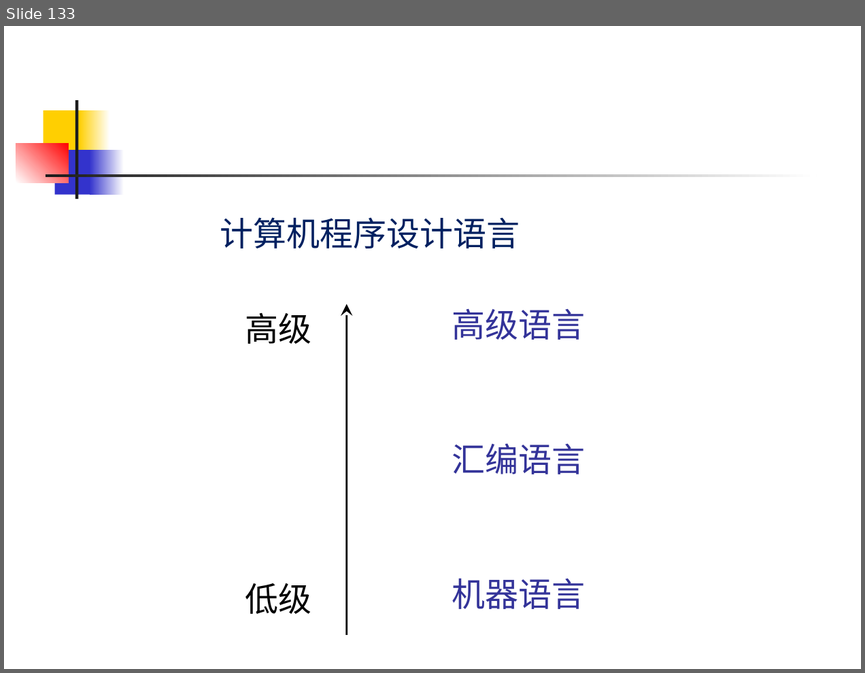
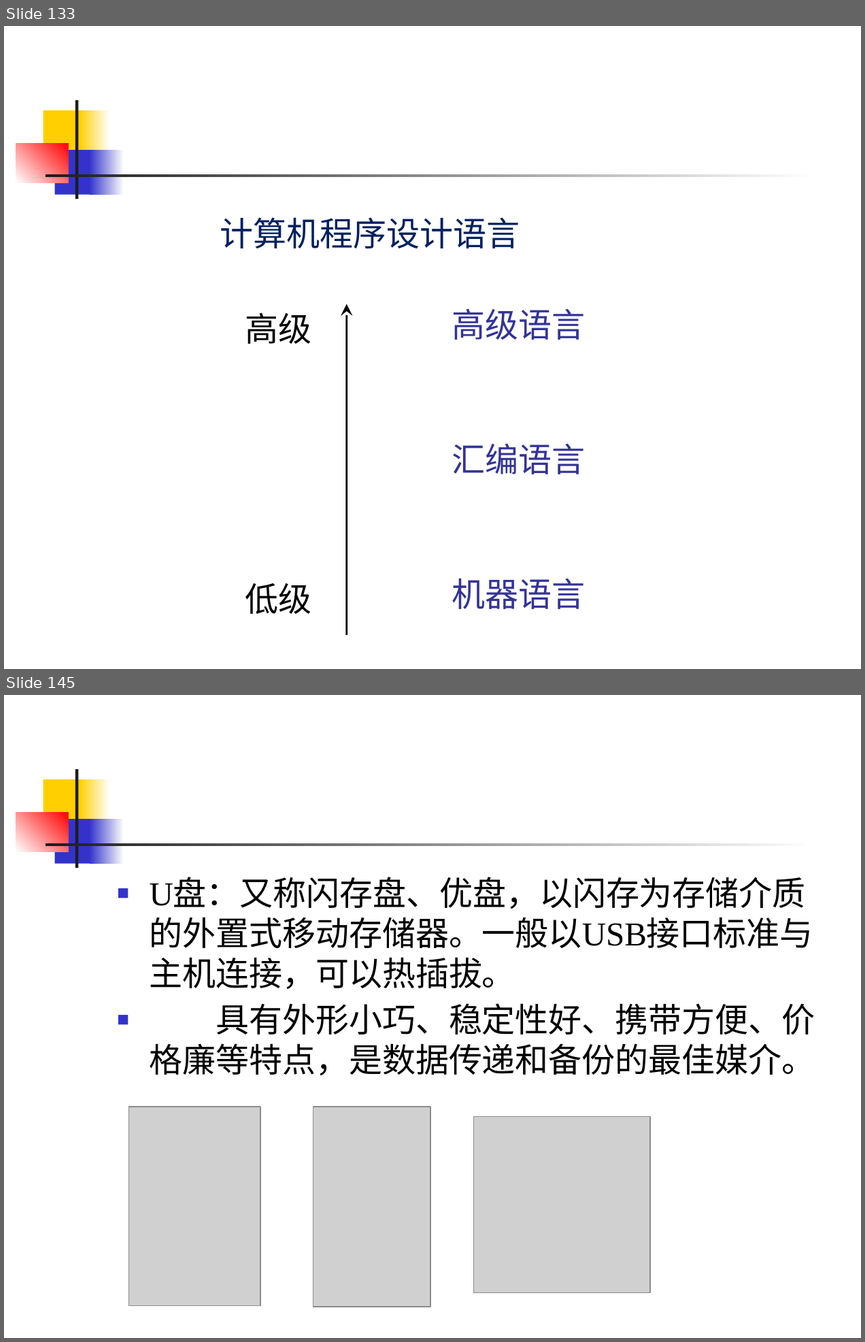
Before and after one commit to sans123wx/class, a slide deck: 计算机应用基础/第1章计算机基础/第1.1章 计算机概述 .pptx. Shown one above the other, each under a label of ours: slide 133 before the commit, slides 133 and 145 after it; the slides between them are not shown. The pictures are 865x673 and 865x1342 pixels, drawn with LibreOffice and Linux fonts; fonts in the diff are those of the drawing; grey boxes stand for pictures. Boxes give left, top, right and bottom in pixels: in the first picture for what was removed or moved away, otherwise in the second. Text is boxed around its words. In the diff, an @@ line names an element or a change of style, - is before the commit and + after.

```diff
--- a/计算机应用基础/第1章计算机基础/第1.1章 计算机概述 .pptx
+++ b/计算机应用基础/第1章计算机基础/第1.1章 计算机概述 .pptx
@@ slide 145 added at bbox=[4, 695, 861, 1338], background #FFFFFF; not listed: 7 template elements that a slide beside it also shows @@
@@ text added at bbox=[150, 879, 815, 1075], 28 pt, text #000000 @@
+■ U盘：又称闪存盘、优盘，以闪存为存储介质的外置式移动存储器。一般以USB接口标准与主机连接，可以热插拔。
+■ 具有外形小巧、稳定性好、携带方便、价格廉等特点，是数据传递和备份的最佳媒介。
@@ picture added at bbox=[129, 1106, 261, 1305] @@
@@ picture added at bbox=[313, 1106, 430, 1306] @@
@@ picture added at bbox=[473, 1117, 650, 1293] @@
```
Also in this commit, not shown: 88 slides changed, 15 other slides added, 2 other files.
